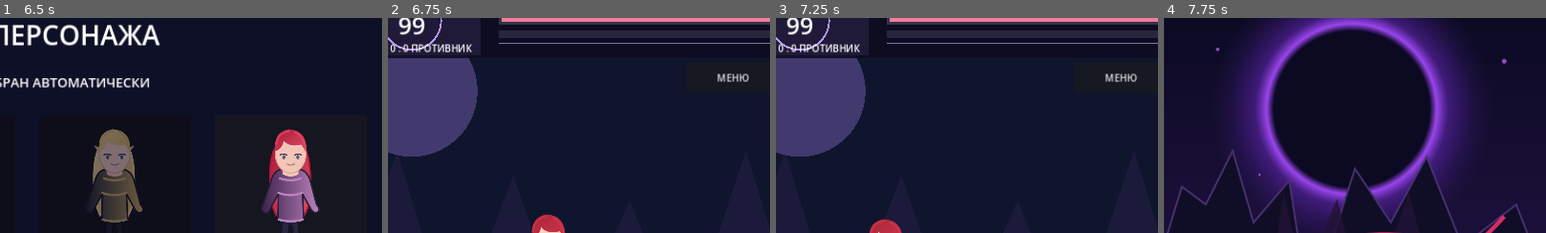
Above: before the commit, frames 1-4 (left to right).
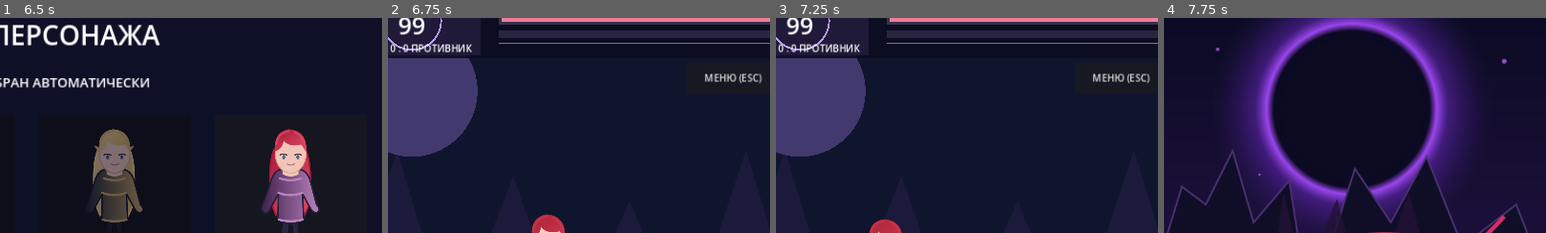
Above: after the commit, the same moments.

Repository: PerchikHot/Eclipse-Arena-
Game: Godot game, scene res://scenes/Main.tscn
Same seed, same stepped clock (60 frames per second), same inputs: the game is played once before the commit and once after it.
Inputs:
- Up to frame 1 (6.5 s): click "⚔ БЫСТРЫЙ БОЙ" at 0.5 s; click "ЯМАТО" at 1.25 s; click "ЭРЗА" at 2 s; click "АЛЬФА" at 2.75 s; click "РИАС" at 3.5 s; click "КОСТЮМ: КАНОН" at 4.25 s; click "КОСТЮМ: БОЕВОЙ" at 5 s; click "КОСТЮМ: ПЛЯЖНЫЙ" at 5.75 s
- Up to frame 2 (6.75 s): click "В БОЙ" at 6.5 s
- Up to frame 3 (7.25 s): no input
- Up to frame 4 (7.75 s): click "МЕНЮ" (after the commit: "МЕНЮ (ESC)") at 7.25 s
The pictures show only the part of the screen within x 47-97%, y 8-58%; the shares and areas given below are measured in that part.

Frame 1 is identical in both runs. In frame 2, 0.4% of the frame differs, in the area x 83-98%, y 25-31%; in frame 3, 0.4%; in frame 4, nothing differs.

Commit message:
feat(arena): add Escape shortcut to return to menu on desktop

Diff:
--- a/scripts/main.gd
+++ b/scripts/main.gd
@@ -153,7 +153,7 @@
     cooldown_label.add_theme_font_size_override("font_size", 17)
     add_child(cooldown_label)
     pause_button = Button.new()
-    pause_button.text = "МЕНЮ"
+    pause_button.text = "МЕНЮ" if OS.has_feature("mobile") else "МЕНЮ (ESC)"
     pause_button.position = Vector2(1100, 132)
     pause_button.size = Vector2(155, 52)
     pause_button.pressed.connect(show_menu)
@@ -452,7 +452,12 @@
             held[key] = false
 
 func _unhandled_key_input(event: InputEvent) -> void:
-    if not in_menu and round_over and event is InputEventKey and event.pressed and not event.echo and event.keycode == KEY_R:
+    if in_menu or not (event is InputEventKey) or not event.pressed or event.echo:
+        return
+    if event.keycode == KEY_ESCAPE:
+        show_menu()
+        get_viewport().set_input_as_handled()
+    elif round_over and event.keycode == KEY_R:
         restart_round()
         get_viewport().set_input_as_handled()
 
